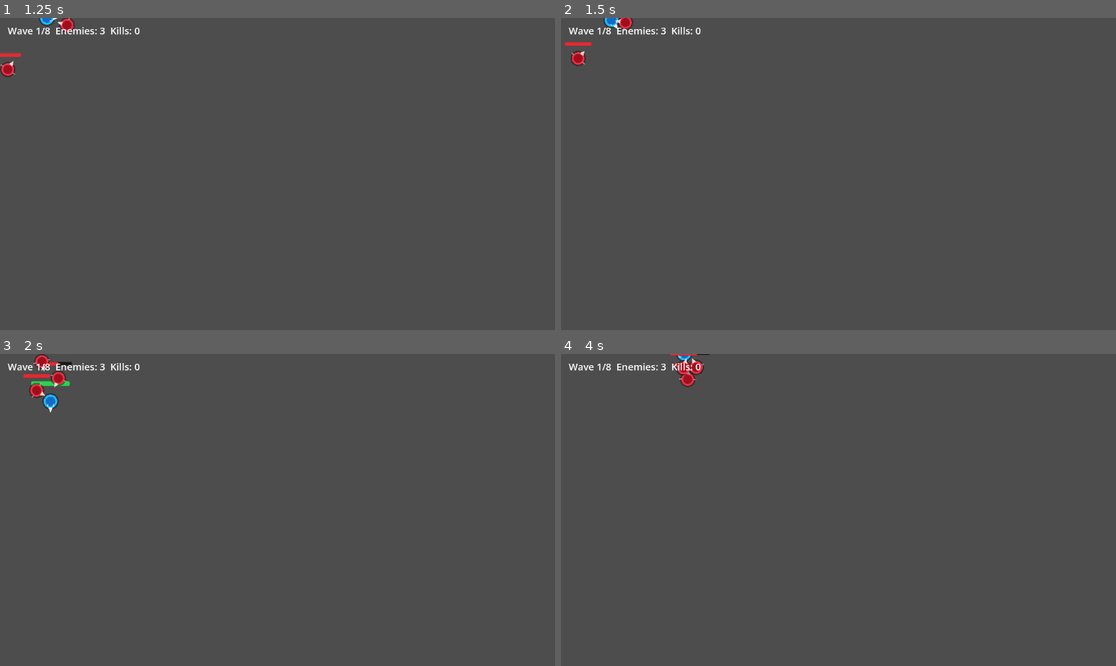
Above: before the commit, frames 1-4 (two rows, left to right).
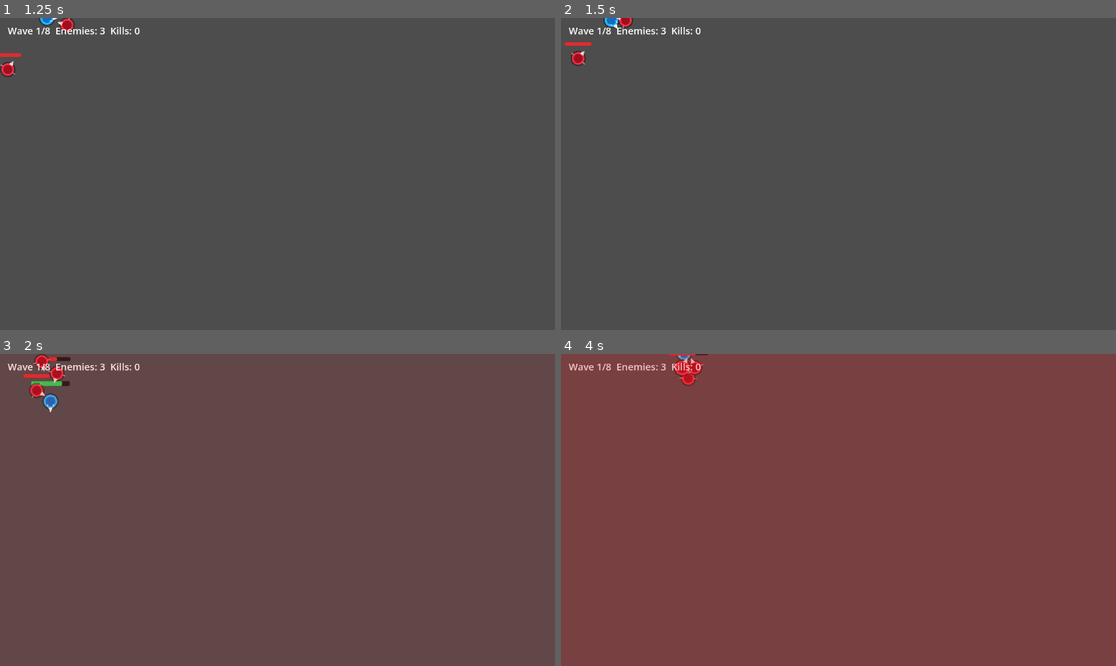
Above: after the commit, the same moments.

Repository: Excellund/AbyssalDescent
Game: Godot game, scene res://scenes/Main.tscn
Same seed, same stepped clock (60 frames per second), same inputs: the game is played once before the commit and once after it.
Inputs (mouse positions are in pixels of both pictures, inside the frame that each line leads up to):
- Up to frame 1 (1.25 s): move the mouse to (399, 158) at 0.52 s; hold D (move_right) from 0.53 s (still down); click (399, 158) at 0.6 s
- Up to frame 2 (1.5 s): move the mouse to (727, 189) at 1.27 s; release D (move_right) at 1.28 s; hold S (move_down) from 1.28 s (still down); click (727, 189) at 1.35 s
- Up to frame 3 (2 s): keep holding S (move_down)
- Up to frame 4 (4 s): move the mouse to (894, 441) at 2.02 s; release S (move_down) at 2.03 s; hold D (move_right) 2.03-2.78 s; tap Space (dash) at 2.1 s; click (894, 441) at 2.3 s; move the mouse to (810, 572) at 2.77 s; hold W (move_up) 2.78-3.53 s; click (810, 572) at 2.85 s; move the mouse to (1005, 556) at 3.52 s; hold A (move_left) from 3.53 s (still down); click (1005, 556) at 3.6 s

Frame 1 is identical in both runs. In frame 2, less than 0.1% of the frame differs, in the area x 9-14%, y 0-5%; in frame 3, 0.4%; in frame 4, 100%, in the area x 0-100%, y 0-100%.

Commit message:
Fix attack range on enemies

Diff:
--- a/scripts/enemy_base.gd
+++ b/scripts/enemy_base.gd
@@ -5,7 +5,6 @@
 signal health_changed(current_health: int, max_health: int)
 signal died
 
-@export var target_path: NodePath
 @export var max_health: int = 40
 @export var health_bar_size: Vector2 = Vector2(56.0, 8.0)
 @export var health_bar_offset: Vector2 = Vector2(-28.0, -34.0)
@@ -25,23 +24,15 @@
 	health_changed.connect(_update_health_bar)
 	_create_health_bar()
 	_create_health_state()
-	target = get_node_or_null(target_path) as Node2D
 	var sprite := get_node_or_null("Sprite2D") as Sprite2D
 	if sprite != null:
 		sprite.visible = false
 	queue_redraw()
 
 func _physics_process(delta: float) -> void:
-	_refresh_target_if_missing()
 	_update_attack_animation(delta)
 	_process_behavior(delta)
 	_update_visual_facing_direction()
-
-func _refresh_target_if_missing() -> void:
-	if is_instance_valid(target):
-		return
-	if target_path != NodePath():
-		target = get_node_or_null(target_path) as Node2D
 
 func _process_behavior(_delta: float) -> void:
 	pass
--- a/scripts/enemy_chaser.gd
+++ b/scripts/enemy_chaser.gd
@@ -3,8 +3,8 @@
 @export var move_speed: float = 120.0
 @export var acceleration: float = 900.0
 @export var deceleration: float = 1200.0
-@export var stop_distance: float = 8.0
-@export var attack_range: float = 28.0
+@export var stop_distance: float = 30.0
+@export var attack_range: float = 32.0
 @export var attack_damage: int = 10
 @export var attack_interval: float = 0.85
 
--- a/scripts/wave_manager.gd
+++ b/scripts/wave_manager.gd
@@ -68,10 +68,10 @@
 	enemy.add_child(collision_shape)
 
 	enemy.global_position = _pick_spawn_position()
-	enemy.set("target_path", NodePath("../Player"))
 	if enemy.has_signal("died"):
 		enemy.died.connect(_on_enemy_died)
 	add_child(enemy)
+	enemy.set("target", player)
 	enemies_alive += 1
 
 func _pick_spawn_position() -> Vector2:
